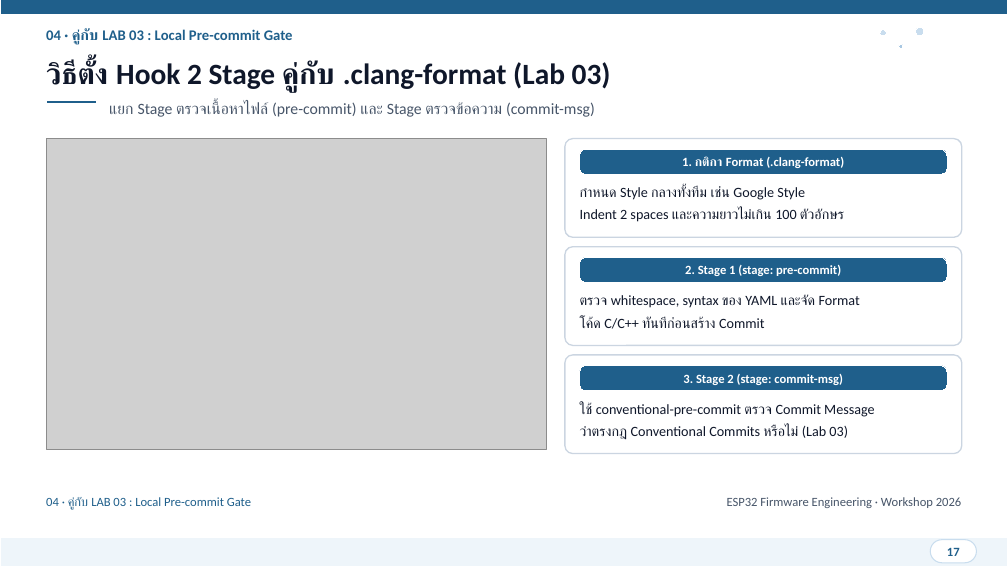
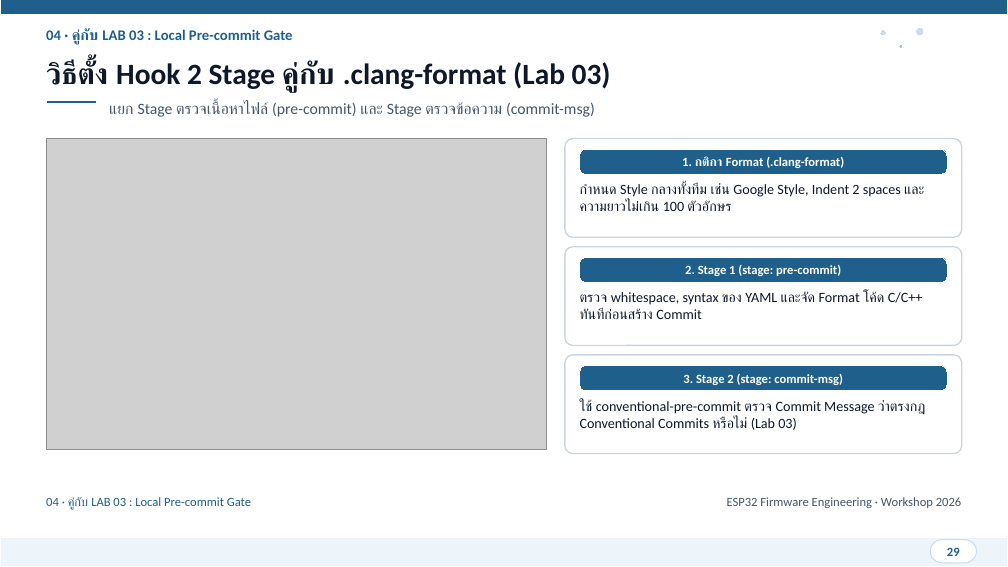
Before and after one commit to FreshmanMentor/git-practice, a slide deck: slide 29 of presentation/ESP32_Git_CICD_Workshop.pptx (slide 17 before the commit). Drawn at 1008x567 pixels with LibreOffice and Linux fonts; fonts in the diff are those of the drawing; grey boxes stand for pictures. Boxes give left, top, right and bottom in pixels: in the first picture for what was removed or moved away, otherwise in the second. Text is boxed around its words. In the diff, an @@ line names an element or a change of style, - is before the commit and + after.

```diff
--- a/presentation/ESP32_Git_CICD_Workshop.pptx
+++ b/presentation/ESP32_Git_CICD_Workshop.pptx
@@ text at [580,183,901,211]: text changed @@
-กำหนด Style กลางทั้งทีม เช่น Google Style
-Indent 2 spaces และความยาวไม่เกิน 100 ตัวอักษร
+กำหนด Style กลางทั้งทีม เช่น Google Style, Indent 2 spaces และความยาวไม่เกิน 100 ตัวอักษร
@@ text at [580,291,923,319]: text changed @@
-ตรวจ whitespace, syntax ของ YAML และจัด Format
-โค้ด C/C++ ทันทีก่อนสร้าง Commit
+ตรวจ whitespace, syntax ของ YAML และจัด Format โค้ด C/C++ ทันทีก่อนสร้าง Commit
@@ text at [580,399,926,430]: text changed @@
-ใช้ conventional-pre-commit ตรวจ Commit Message
-ว่าตรงกฎ Conventional Commits หรือไม่ (Lab 03)
+ใช้ conventional-pre-commit ตรวจ Commit Message ว่าตรงกฎ Conventional Commits หรือไม่ (Lab 03)
@@ text at [947,547,960,556]: text changed @@
-17
+29
```
Also in this commit, not shown: 27 other slides changed, 11 slides added, 1 other file.
